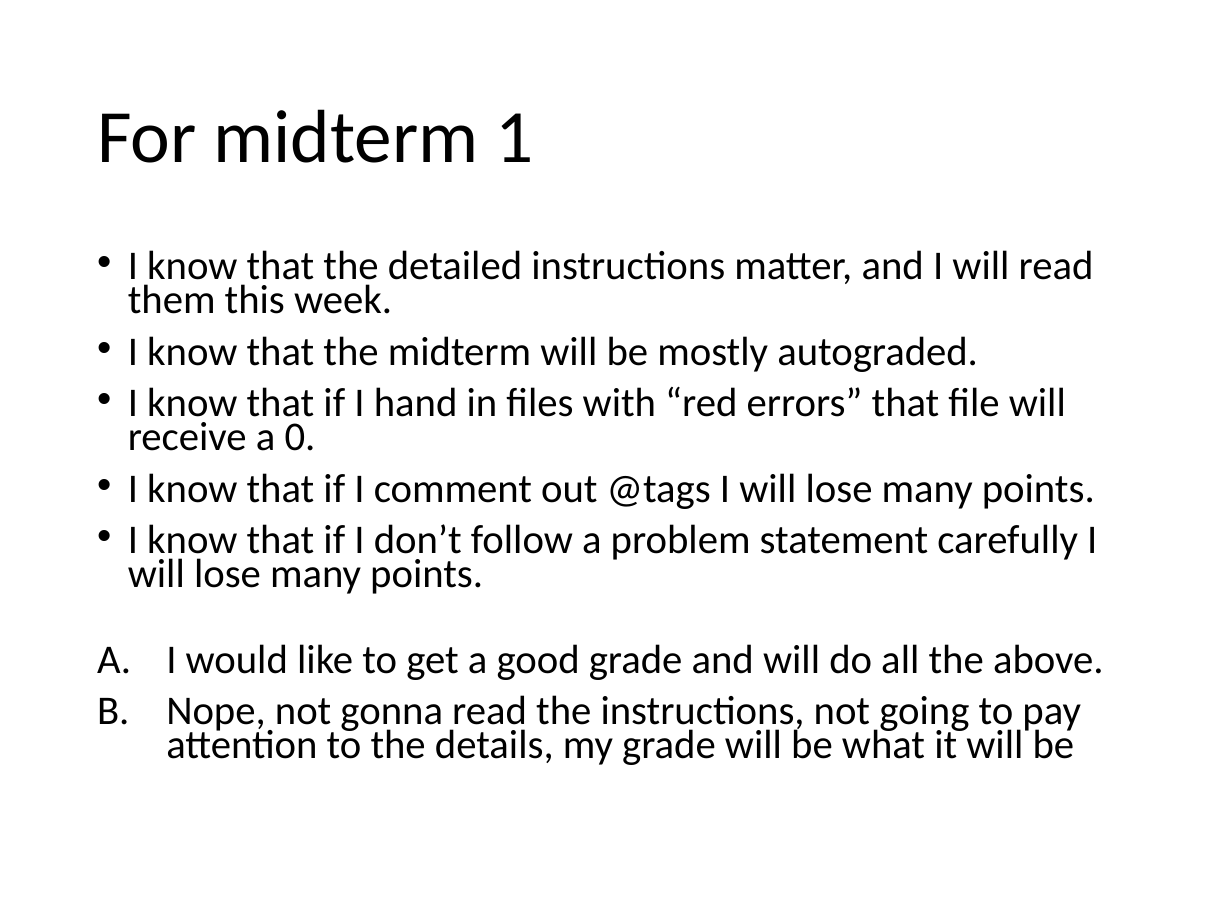
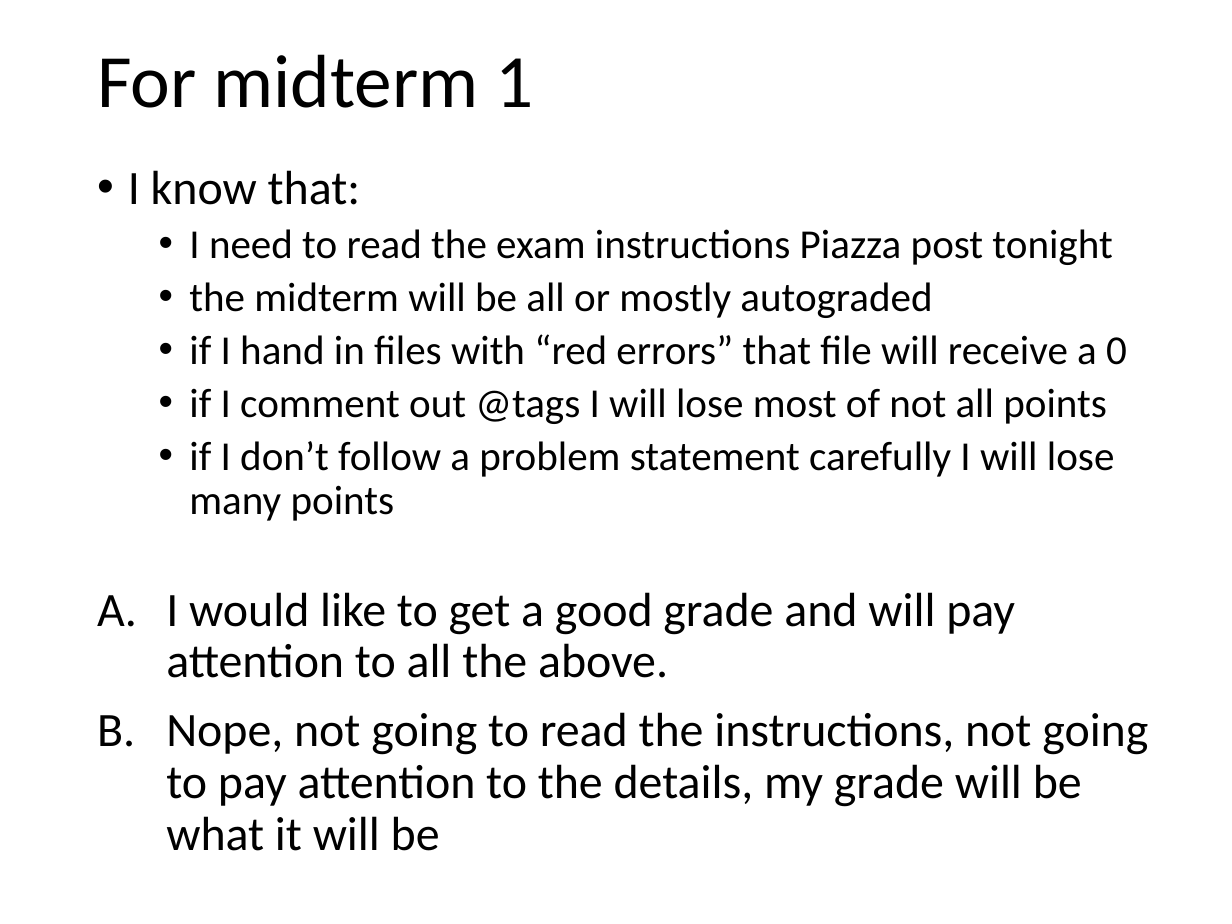
Before and after one commit to GregorKiczales/spd-materials, a slide deck: slide 1 of instructor/l06/l06-pad.pptx. Drawn at 1232x924 pixels with LibreOffice and Linux fonts; fonts in the diff are those of the drawing. Boxes give left, top, right and bottom in pixels: in the first picture for what was removed or moved away, otherwise in the second. Text is boxed around its words. In the diff, an @@ line names an element or a change of style, - is before the commit and + after.

```diff
--- a/instructor/l06/l06-pad.pptx
+++ b/instructor/l06/l06-pad.pptx
@@ title "For midterm 1" moved from (x1=97, y1=109, x2=533, y2=163) to (x1=97, y1=54, x2=533, y2=108) @@
@@ text at (x1=128, y1=170, x2=1148, y2=851): text changed; size 23.8 to 24 pt @@
-• I know that the detailed instructions matter, and I will read them this week.
-• I know that the midterm will be mostly autograded.
-• I know that if I hand in files with “red errors” that file will receive a 0.
-• I know that if I comment out @tags I will lose many points.
-• I know that if I don’t follow a problem statement carefully I will lose many points.
-A. I would like to get a good grade and will do all the above.
-B. Nope, not gonna read the instructions, not going to pay attention to the details, my grade will be what it will be
+• I know that:
+  • I need to read the exam instructions Piazza post tonight
+  • the midterm will be all or mostly autograded
+  • if I hand in files with “red errors” that file will receive a 0
+  • if I comment out @tags I will lose most of not all points
+  • if I don’t follow a problem statement carefully I will lose many points
+A. I would like to get a good grade and will pay attention to all the above.
+B. Nope, not going to read the instructions, not going to pay attention to the details, my grade will be what it will be
```
Also in this commit, not shown: 1 slide added.
